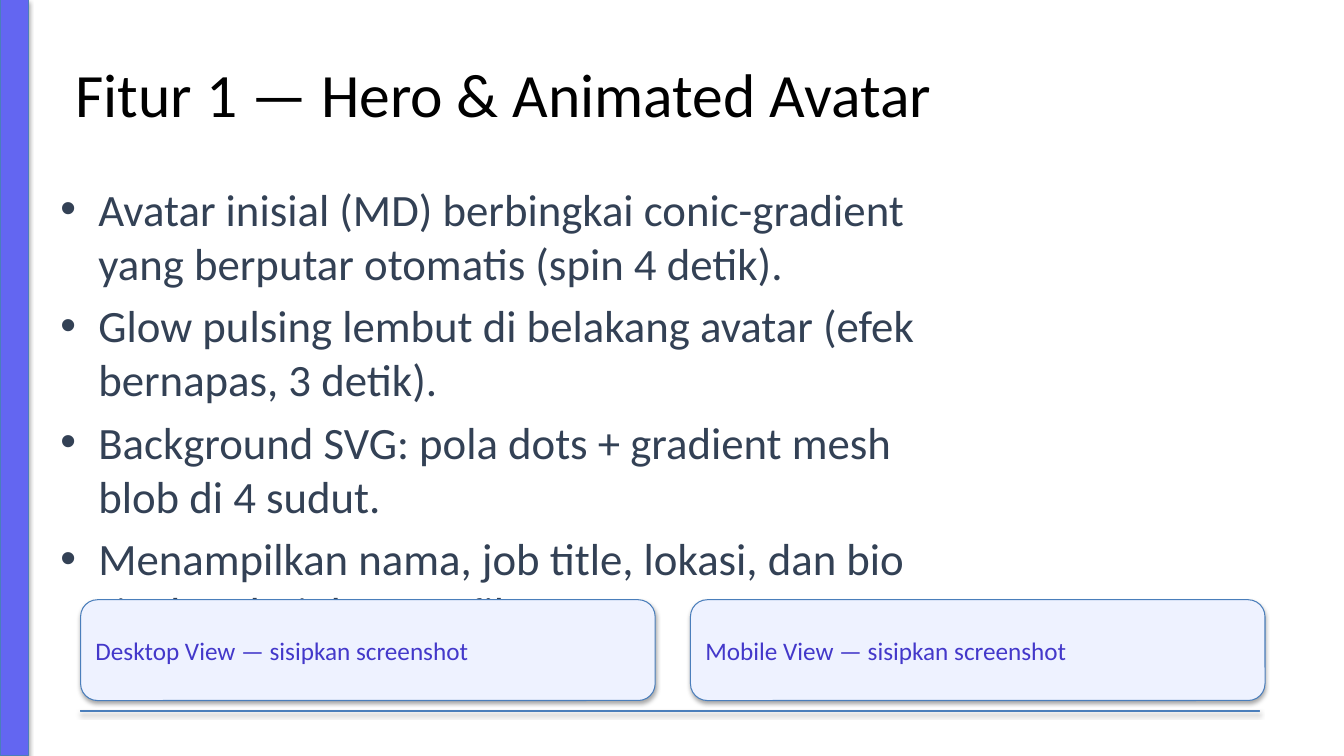
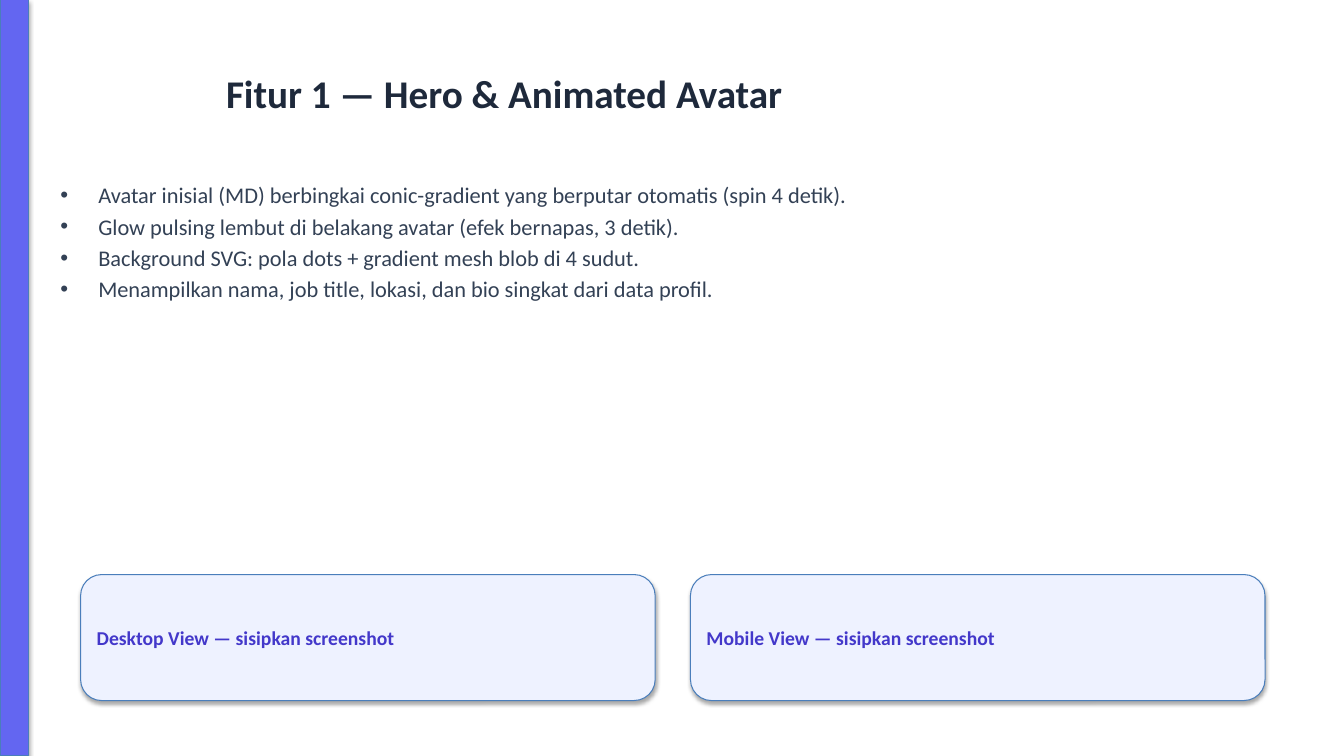
Before and after one commit to davidmuhamad97-ops/my_personalweb, a slide deck: slide 2 of presentation/Code-Challenge-2-Presentasi.pptx. Drawn at 1344x756 pixels with LibreOffice and Linux fonts; fonts in the diff are those of the drawing. Boxes give left, top, right and bottom in pixels: in the first picture for what was removed or moved away, otherwise in the second. Text is boxed around its words. In the diff, an @@ line names an element or a change of style, - is before the commit and + after.

Commit message:
docs: fix deck fonts/sizes and enlarge PageSpeed screenshot placeholders

```diff
--- a/presentation/Code-Challenge-2-Presentasi.pptx
+++ b/presentation/Code-Challenge-2-Presentasi.pptx
@@ title "Fitur 1 — Hero & ..." at <box>226,80,782,109</box>: size 44 to 28 pt, text colour #000000 to #1E293B, bold on @@
@@ text "Avatar inisial (MD) berbingkai conic-gradient ..." at <box>98,187,846,301</box>: size 32 to 16 pt; less space between paragraphs @@
@@ rounded rectangle "Desktop View — sisipkan screenshot": place and size @@
-rounded rectangle "Desktop View — sisipkan screenshot" at <box>81,600,655,701</box>
+rounded rectangle "Desktop View — sisipkan screenshot" at <box>81,575,655,701</box>
@@ rounded rectangle "Desktop View — sisipkan screenshot" at <box>81,575,655,701</box>: size 18 to 14 pt, bold on @@
@@ rounded rectangle "Mobile View — sisipkan screenshot" at <box>691,575,1265,701</box>: size 18 to 14 pt, bold on @@
@@ rounded rectangle "Mobile View — sisipkan screenshot": place and size @@
-rounded rectangle "Mobile View — sisipkan screenshot" at <box>691,600,1265,701</box>
+rounded rectangle "Mobile View — sisipkan screenshot" at <box>691,575,1265,701</box>
@@ rectangle removed at <box>81,711,1260,712</box> @@
```
Also in this commit, not shown: 8 other slides changed, 1 other file.
